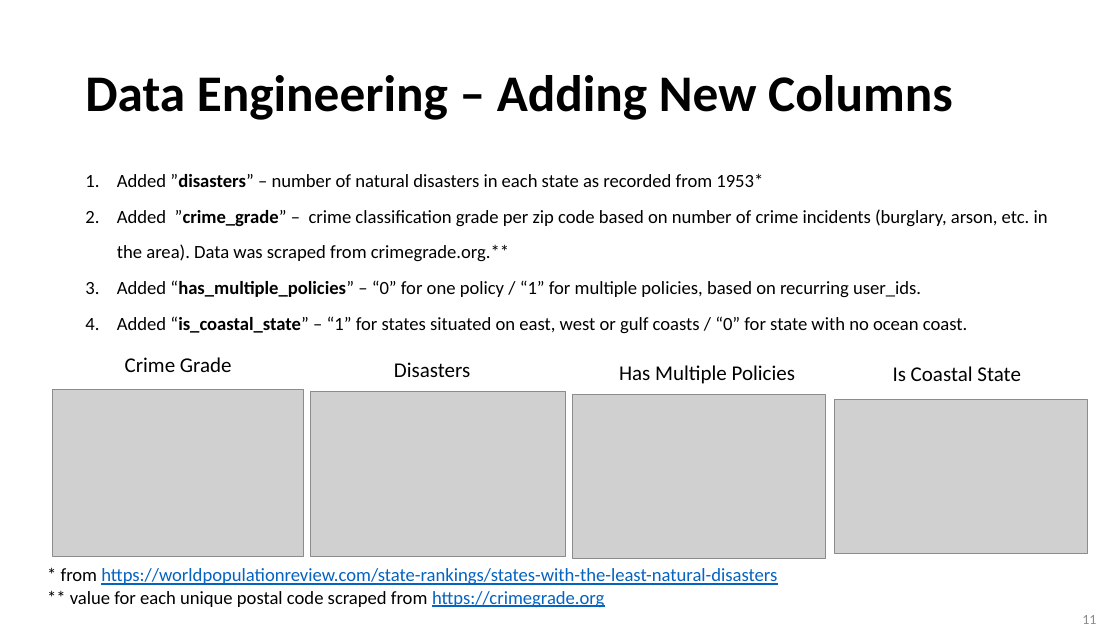
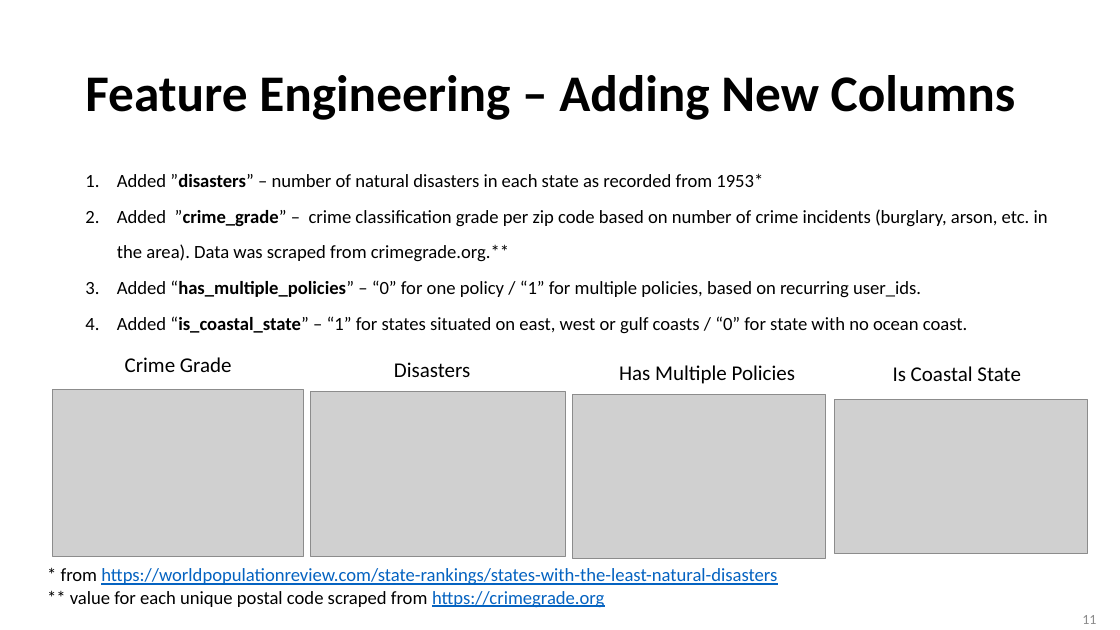
Before and after one commit to linoybar/Classification-Python-Project---Insurance, a slide deck: slide 11 of Insurance Classification Project - presentation.pptx. Drawn at 1120x630 pixels with LibreOffice and Linux fonts; fonts in the diff are those of the drawing; grey boxes stand for pictures. Boxes give left, top, right and bottom in pixels: in the first picture for what was removed or moved away, otherwise in the second. Text is boxed around its words. In the diff, an @@ line names an element or a change of style, - is before the commit and + after.

```diff
--- a/Insurance Classification Project - presentation.pptx
+++ b/Insurance Classification Project - presentation.pptx
@@ title at box(85, 75, 1016, 120): text changed @@
-Data Engineering – Adding New Columns
+Feature Engineering – Adding New Columns
```
